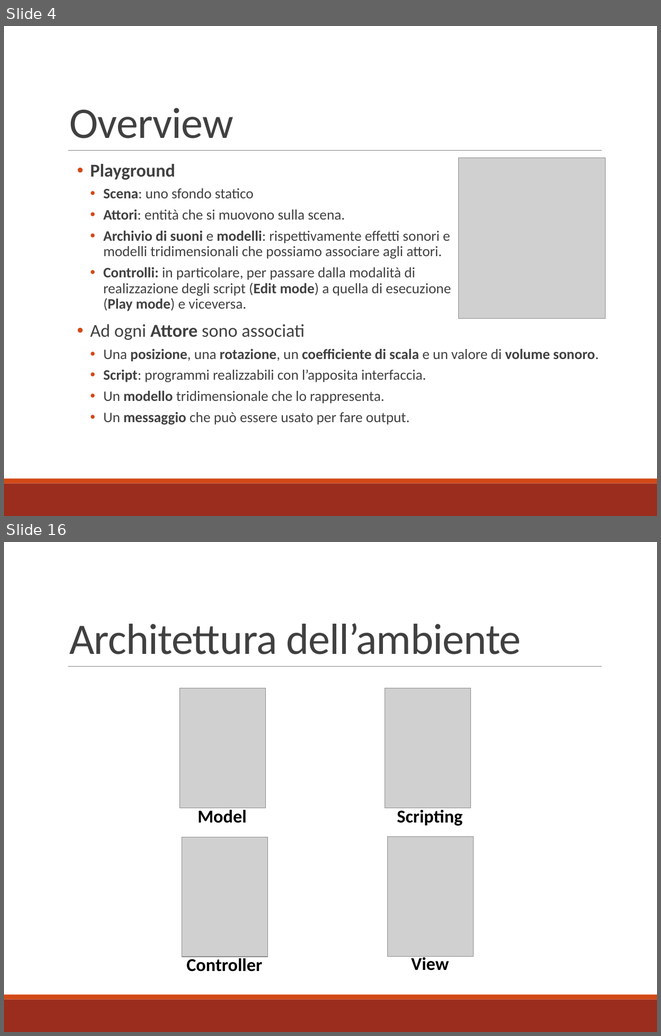
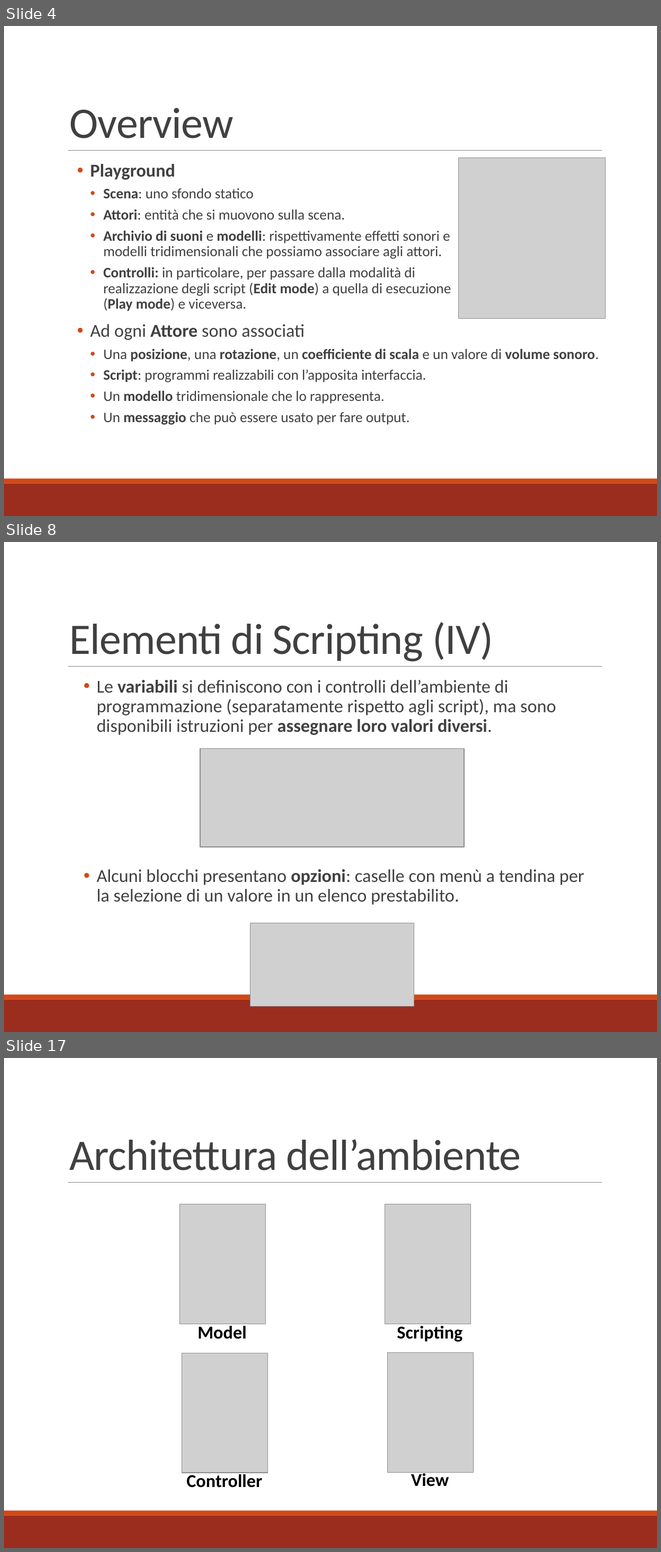
Before and after one commit to mbosc/scartch, a slide deck: Presentazione.pptx. Shown one above the other, each under a label of ours: slides 4 and 16 before the commit, slides 4, 8 and 17 after it; the slides between them are not shown. The pictures are 661x1036 and 661x1552 pixels, drawn with LibreOffice and Linux fonts; fonts in the diff are those of the drawing; grey boxes stand for pictures. Boxes give left, top, right and bottom in pixels: in the first picture for what was removed or moved away, otherwise in the second. Text is boxed around its words. In the diff, an @@ line names an element or a change of style, - is before the commit and + after.

```diff
--- a/Presentazione.pptx
+++ b/Presentazione.pptx
@@ slide 8 added at [4,542,657,1032], background #FFFFFF; not listed: 3 template elements that a slide beside it also shows @@
@@ title added at [69,622,493,661], 48 pt, text #404040 @@
+Elementi di Scripting (IV)
@@ text added at [97,680,584,905], 20 pt, text #404040 @@
+  • Le variabili si definiscono con i controlli dell’ambiente di programmazione (separatamente rispetto agli script), ma sono disponibili istruzioni per assegnare loro valori diversi.
+  • Alcuni blocchi presentano opzioni: caselle con menù a tendina per la selezione di un valore in un elenco prestabilito.
@@ picture added at [200,748,464,847] @@
@@ picture added at [250,923,414,1006] @@
@@ what was slide 16 is now slide 17 @@
```
Also in this commit, not shown: 14 slides changed.
